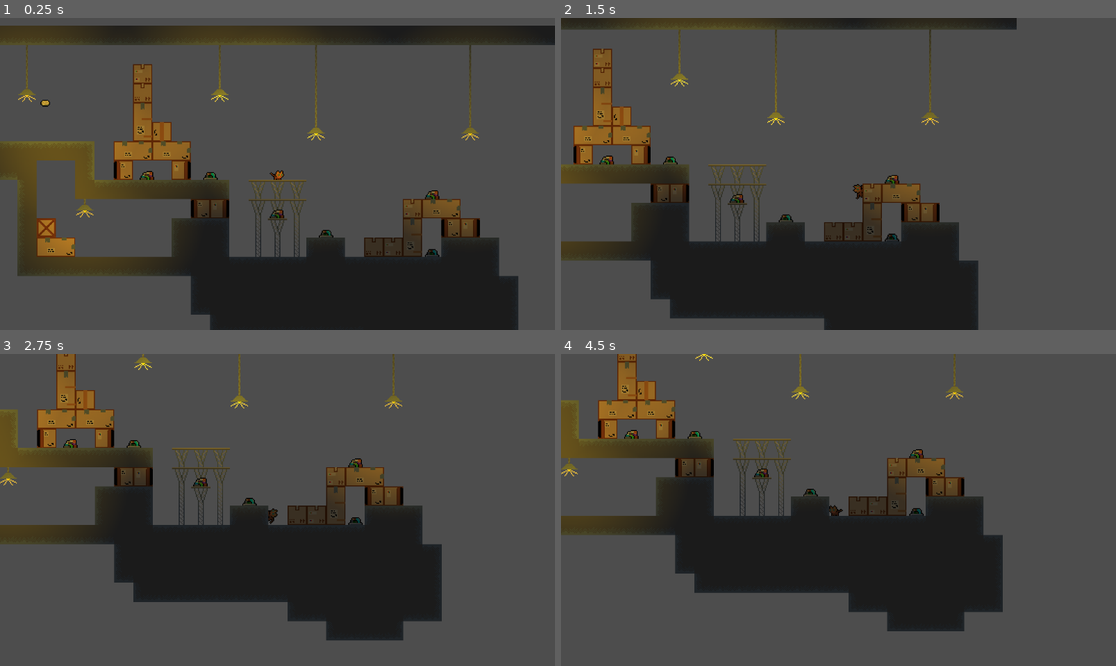
Above: before the commit, frames 1-4 (two rows, left to right).
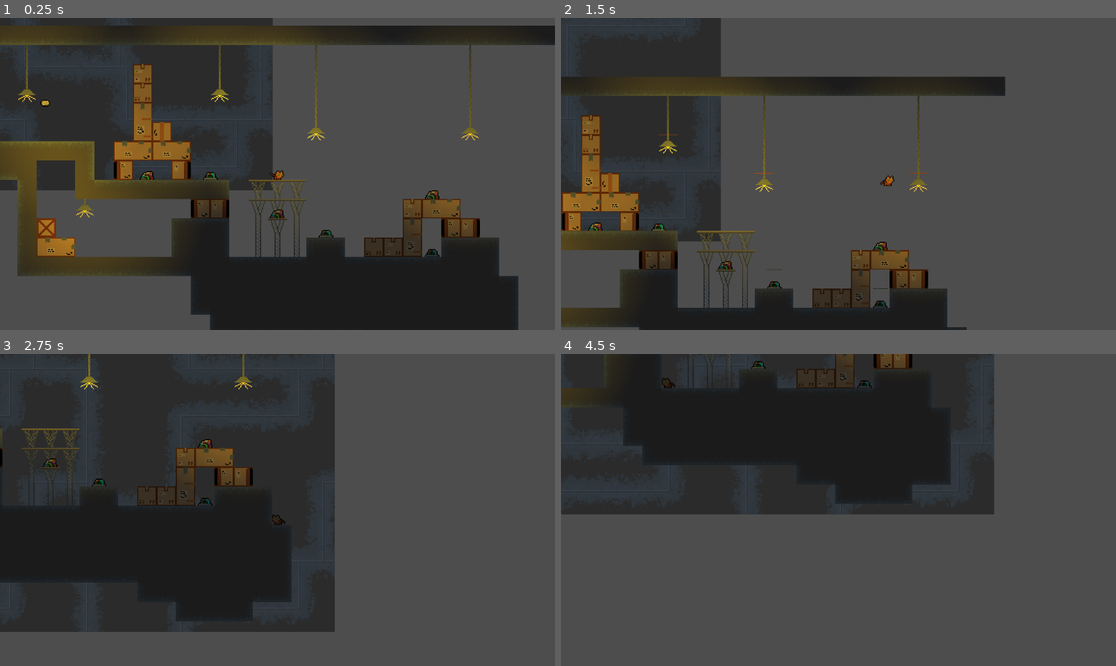
Above: after the commit, the same moments.

Repository: filipetressmann/Catopia
Game: Godot game, scene res://Scenes/Main/Main.tscn
Two runs of this game, one before a commit and one after it. Both use one fixed random seed, a clock stepped at 60 frames per second and the inputs below.
Inputs (mouse positions are in pixels of both pictures, inside the frame that each line leads up to):
- Up to frame 1 (0.25 s): no input
- Up to frame 2 (1.5 s): move the mouse to (960, 158) at 0.52 s; hold F (Collect) 0.53-1.28 s; hold D (Right) from 0.53 s (still down); tap W (Jump) at 0.77 s; move the mouse to (727, 189) at 1.27 s; tap Space (Dash) at 1.35 s
- Up to frame 3 (2.75 s): tap W (Jump) at 1.52 s; move the mouse to (333, 441) at 2.02 s; release D (Right) at 2.03 s; press the mouse at (333, 441) at 2.03 s; hold A (Left) from 2.03 s (still down)
- Up to frame 4 (4.5 s): move the mouse to (810, 572) at 2.77 s; release A (Left) at 2.78 s; release the mouse at (810, 572) at 2.78 s; hold D (Right) 2.78-4.28 s; tap F (Collect) at 2.85 s; tap W (Jump) at 3.02, 3.77 s; move the mouse to (1005, 556) at 3.52 s; hold Space (Dash) 3.53-4.28 s; move the mouse to (672, 463) at 4.27 s; hold A (Left) from 4.28 s (still down); click (672, 463) at 4.35 s

The runs differ from the first frame. In frame 1, 18% of the frame differs, in the area x 0-50%, y 0-56%; in frame 2, 43%; in frame 3, 50%; in frame 4, 55%, in the area x 0-80%, y 0-89%.

Commit message:
Added background image

Diff:
--- a/Scenes/Main/Main.tscn
+++ b/Scenes/Main/Main.tscn
@@ -1,5 +1,6 @@
-[gd_scene load_steps=9 format=3 uid="uid://b7eloaonkw7fk"]
+[gd_scene load_steps=10 format=3 uid="uid://b7eloaonkw7fk"]
 
+[ext_resource type="Texture2D" uid="uid://d02fu67k3kv2s" path="res://Assets/background.png" id="1_w64hn"]
 [ext_resource type="PackedScene" uid="uid://domk0k5a3sxcp" path="res://Scenes/Player/player.tscn" id="2_0gcqk"]
 [ext_resource type="Texture2D" uid="uid://bkti7k4e2jrnb" path="res://Assets/tiles.png" id="2_4haqv"]
 [ext_resource type="PackedScene" uid="uid://lqe38cng37ol" path="res://Scenes/Objects/light_bulb.tscn" id="2_e0wqa"]
@@ -123,9 +124,20 @@
 [node name="Main" type="Node2D"]
 position = Vector2(571, 362)
 
+[node name="ParallaxBackground" type="ParallaxBackground" parent="."]
+
+[node name="ParallaxLayer" type="ParallaxLayer" parent="ParallaxBackground"]
+texture_repeat = 3
+position = Vector2(446, 213)
+motion_offset = Vector2(300, 200)
+motion_mirroring = Vector2(300, 200)
+
+[node name="Background" type="Sprite2D" parent="ParallaxBackground/ParallaxLayer"]
+texture = ExtResource("1_w64hn")
+
 [node name="Player" parent="." groups=["player"] instance=ExtResource("2_0gcqk")]
 position = Vector2(30, -66)
-jump_force = 1.0
+jump_force = 1.5
 speed = 140
 
 [node name="TileMap" type="TileMap" parent="."]
--- a/project.godot
+++ b/project.godot
@@ -12,7 +12,7 @@
 
 config/name="Catopia"
 run/main_scene="res://Scenes/Main/Main.tscn"
-config/features=PackedStringArray("4.1", "Forward Plus")
+config/features=PackedStringArray("4.2", "Forward Plus")
 config/icon="res://icon.svg"
 
 [importer_defaults]
Binary file changed: Assets/background.png
Not shown: 1 places in Scenes/Player/player.tscn that only renumber resources
